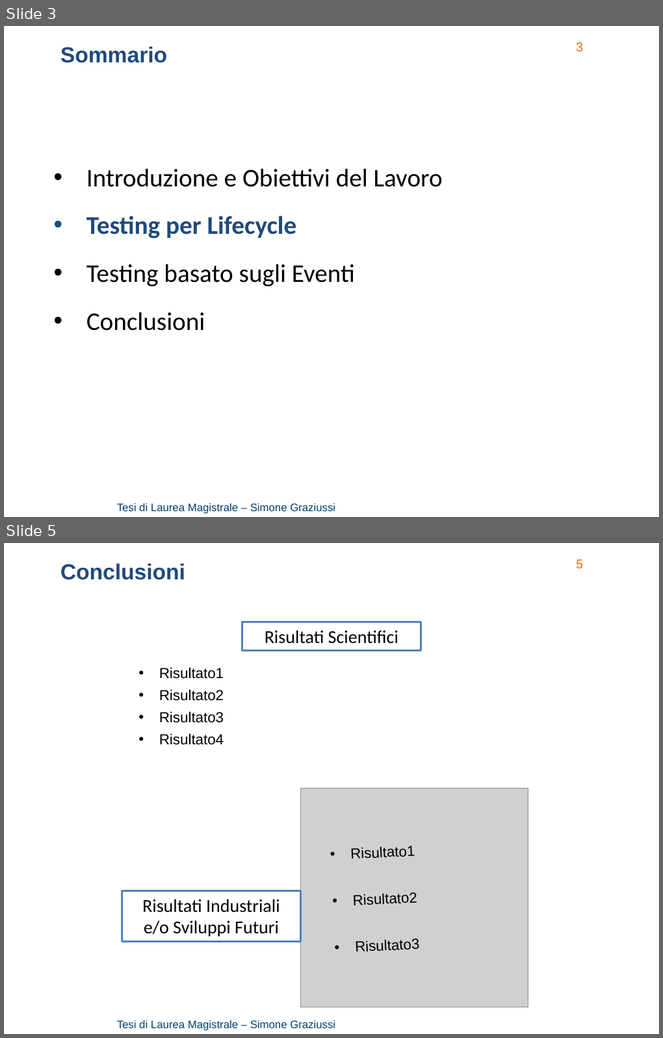
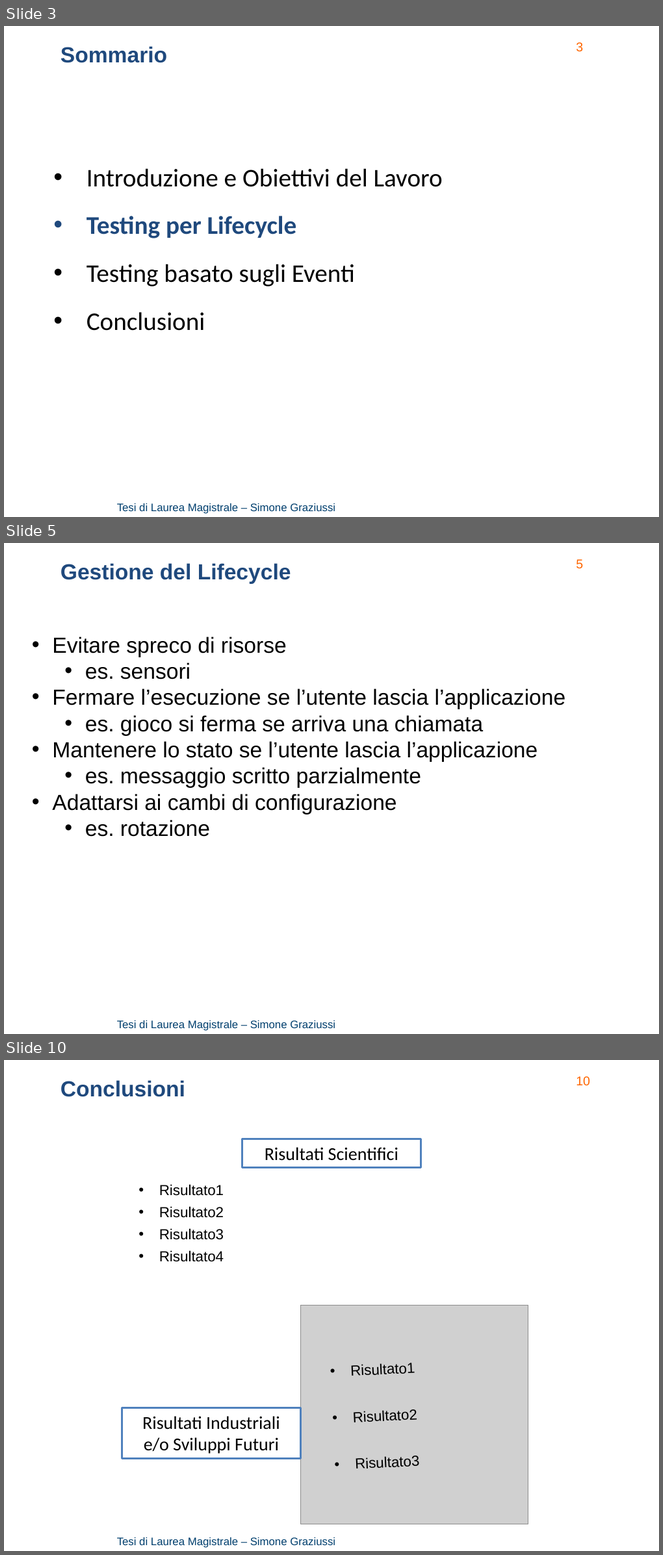
Before and after one commit to Simone3/Thesis, a slide deck: Presentation/Presentation.pptx. Shown one above the other, each under a label of ours: slides 3 and 5 before the commit, slides 3, 5 and 10 after it; the slides between them are not shown. The pictures are 663x1038 and 663x1555 pixels, drawn with LibreOffice and Linux fonts; fonts in the diff are those of the drawing; grey boxes stand for pictures; background and template pictures are left out. Boxes give left, top, right and bottom in pixels: in the first picture for what was removed or moved away, otherwise in the second. Text is boxed around its words. In the diff, an @@ line names an element or a change of style, - is before the commit and + after.

Commit message:
Presentation: preliminary version of lifecycle part

```diff
--- a/Presentation/Presentation.pptx
+++ b/Presentation/Presentation.pptx
@@ slide 5 added at bbox=[4, 543, 659, 1034], background picture (left out); not listed: 2 template elements that a slide beside it also shows @@
@@ text added at bbox=[61, 563, 291, 584], 24 pt, text #1F497D, bold @@
+Gestione del Lifecycle
@@ text added at bbox=[52, 637, 566, 837], 24 pt, text #000000 @@
+• Evitare spreco di risorse
+  • es. sensori
+• Fermare l’esecuzione se l’utente lascia l’applicazione
+  • es. gioco si ferma se arriva una chiamata
+• Mantenere lo stato se l’utente lascia l’applicazione
+  • es. messaggio scritto parzialmente
+• Adattarsi ai cambi di configurazione
+  • es. rotazione
@@ what was slide 5 is now slide 10 @@
@@ page number at bbox=[576, 1076, 590, 1086]: text changed @@
-5
+10
```
Also in this commit, not shown: 1 slide changed, 5 other slides added, 1 slide removed, 1 other file.
